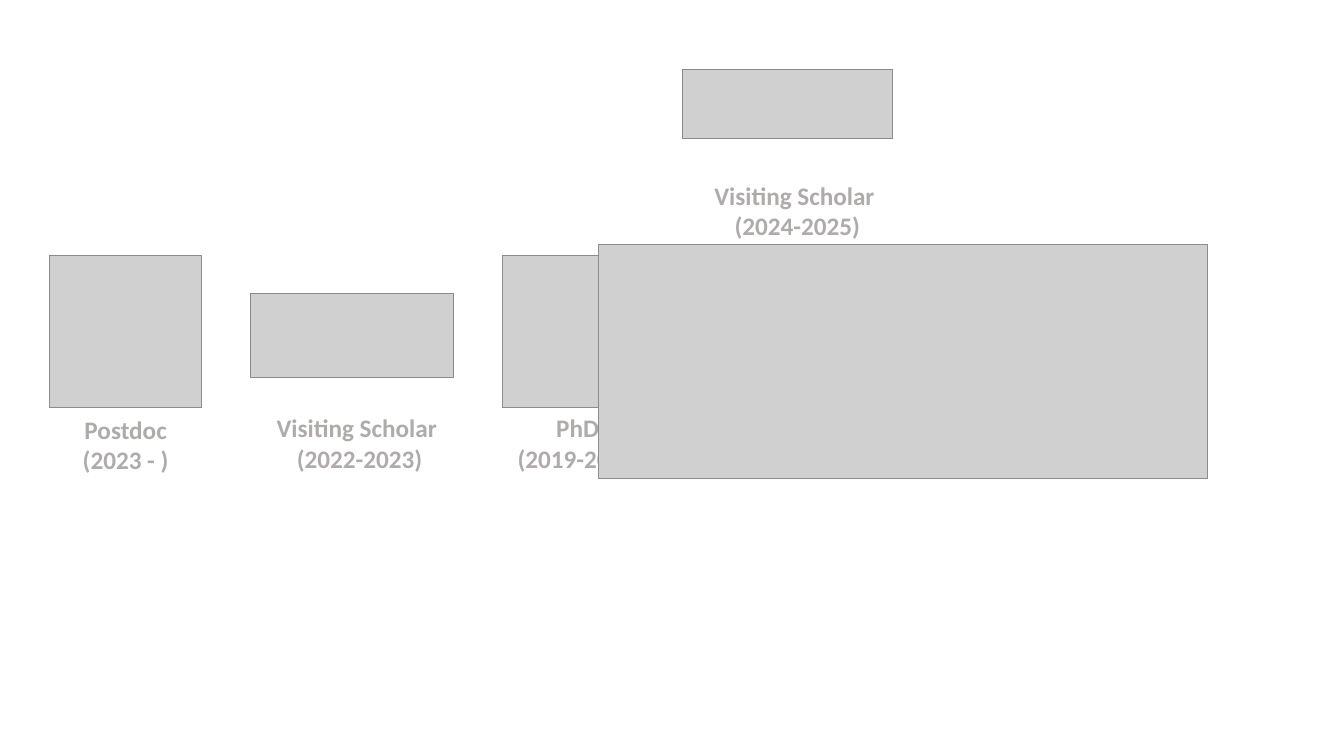
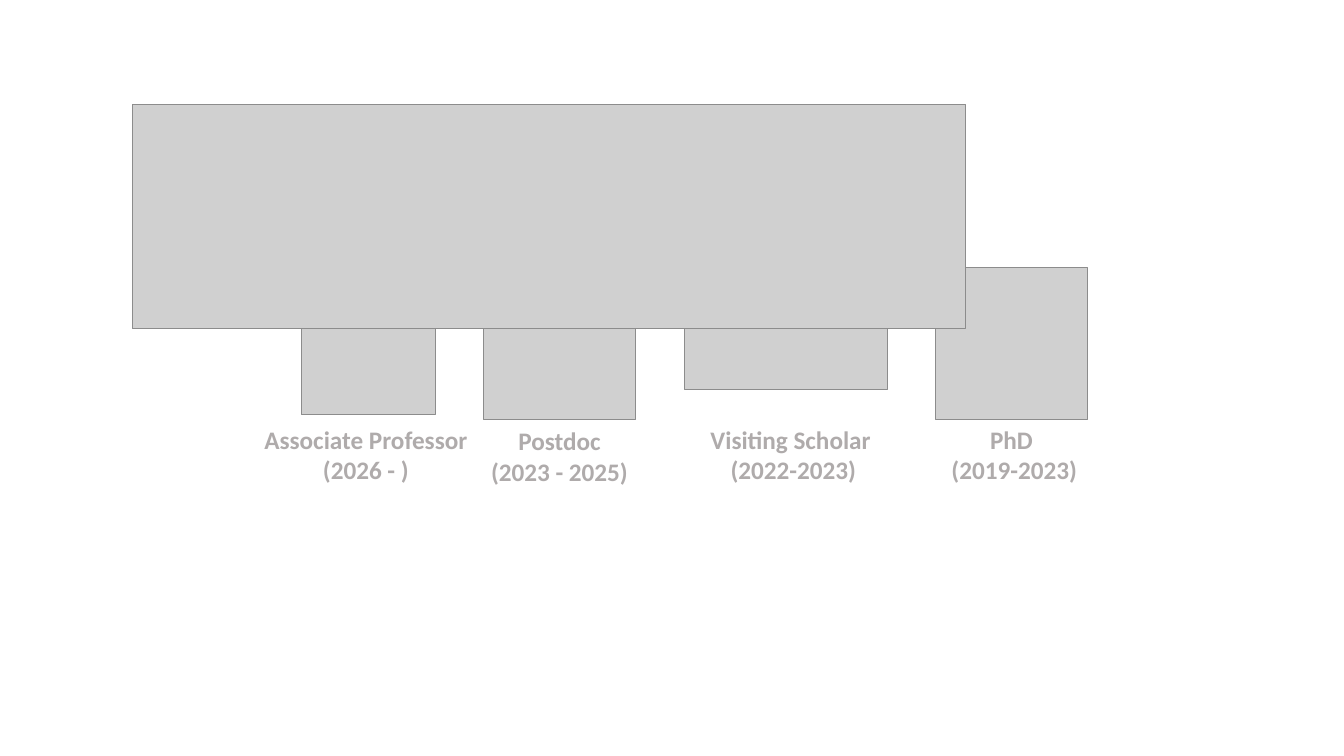
Before and after one commit to Shepherd-Gregory/Shepherd-Gregory.github.io, a slide deck: slide 1 of assets/img/affiliations/compound_logo.pptx. Drawn at 1344x756 pixels with LibreOffice and Linux fonts; fonts in the diff are those of the drawing; grey boxes stand for pictures. Boxes give left, top, right and bottom in pixels: in the first picture for what was removed or moved away, otherwise in the second. Text is boxed around its words. In the diff, an @@ line names an element or a change of style, - is before the commit and + after.

```diff
--- a/assets/img/affiliations/compound_logo.pptx
+++ b/assets/img/affiliations/compound_logo.pptx
@@ picture removed at (683, 70, 892, 139) @@
@@ picture added at (132, 104, 966, 329) @@
@@ text removed at (714, 187, 874, 239) @@
-Visiting Scholar
-(2024-2025)
@@ picture removed at (598, 244, 1208, 479) @@
@@ picture added at (301, 280, 436, 415) @@
@@ picture: place and size @@
-picture at (250, 293, 454, 377)
+picture at (685, 306, 888, 389)
@@ 2 pictures, 2 texts: place and size @@
-2 pictures, 2 texts at (49, 256, 654, 474)
+2 pictures, 2 texts at (484, 268, 1089, 483)
@@ text added at (264, 431, 467, 483), 18 pt, text #AFABAB, bold @@
+Associate Professor
+(2026 - )
@@ text "Postdoc": place and size @@
-text "Postdoc" at (83, 421, 166, 473)
+text "Postdoc" at (491, 432, 628, 485)
@@ text at (491, 463, 628, 485): text changed @@
-(2023 - )
+(2023 - 2025)
```
Also in this commit, not shown: 1 slide added, 1 slide removed, 9 other files.
